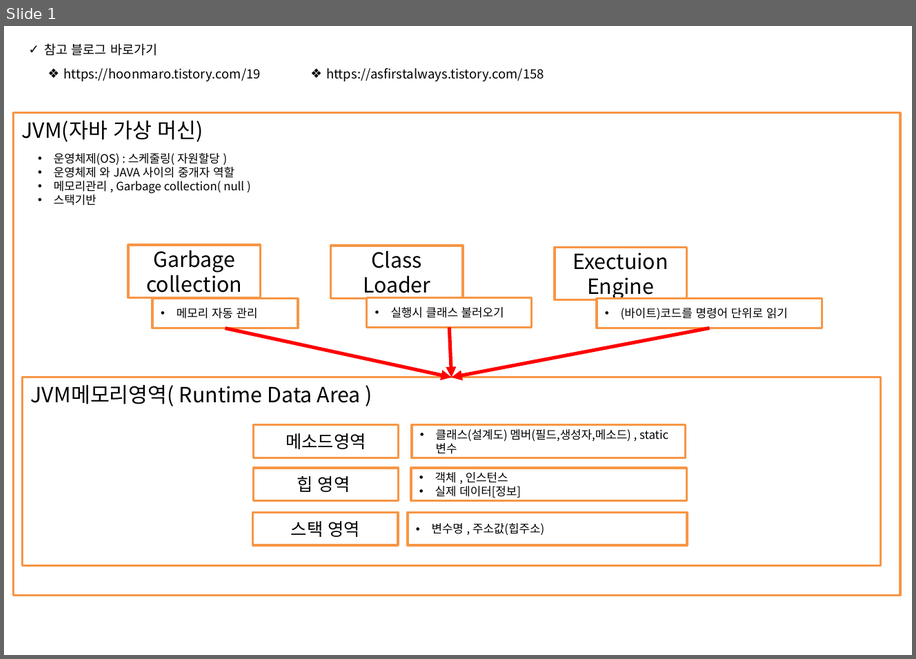
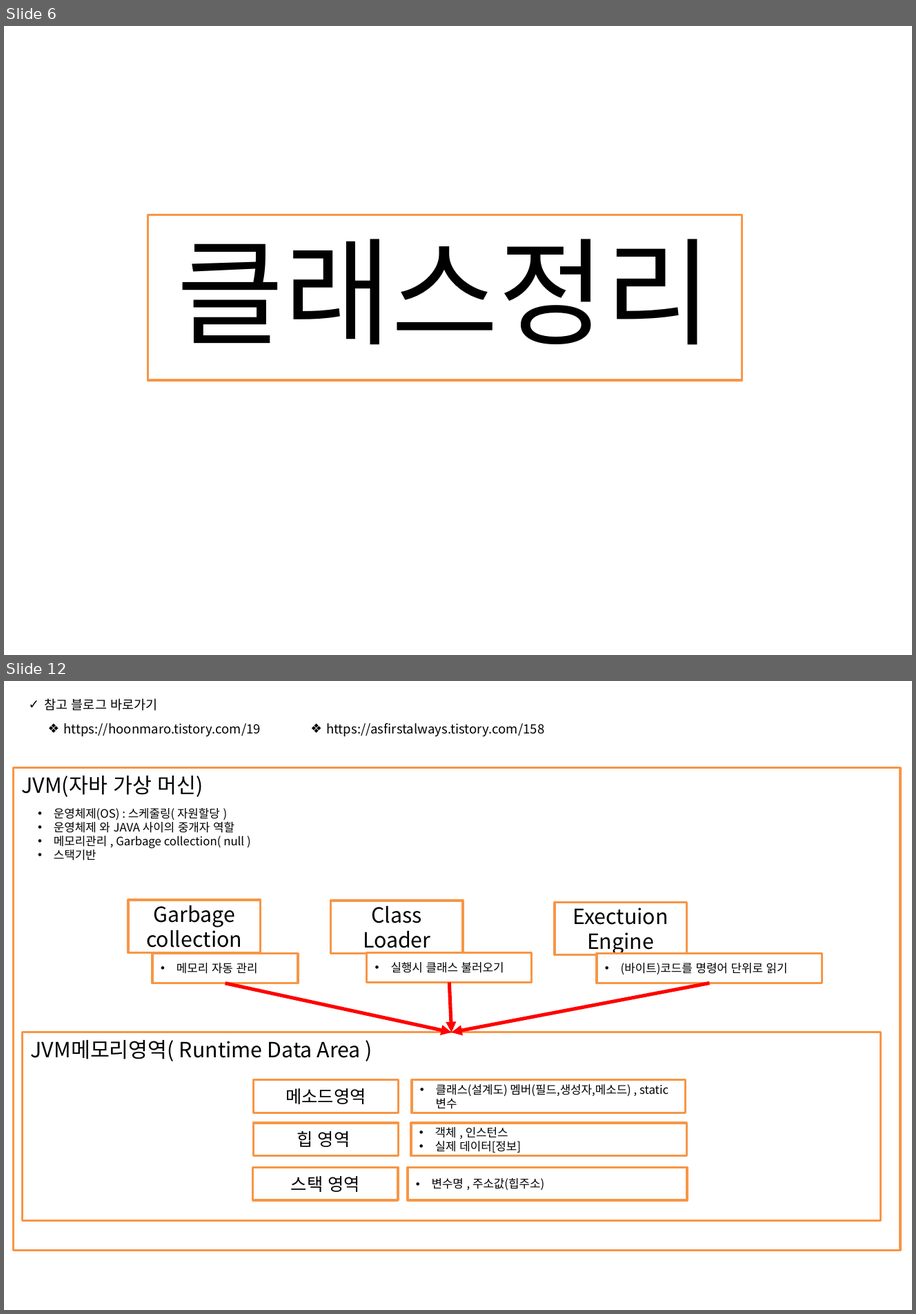
Before and after one commit to kth0027/ezen_kth, a slide deck: Study_Revise/JAVA-PPT/JAVA정리.pptx. Shown one above the other, each under a label of ours: slide 1 before the commit, slides 6 and 12 after it; the slides between them are not shown. The pictures are 916x659 and 916x1314 pixels, drawn with LibreOffice and Linux fonts; fonts in the diff are those of the drawing. Boxes give left, top, right and bottom in pixels: in the first picture for what was removed or moved away, otherwise in the second. Text is boxed around its words. In the diff, an @@ line names an element or a change of style, - is before the commit and + after.

```diff
--- a/Study_Revise/JAVA-PPT/JAVA정리.pptx
+++ b/Study_Revise/JAVA-PPT/JAVA정리.pptx
@@ slide 6 added at bbox=[4, 26, 912, 655], background #FFFFFF @@
@@ rectangle added at bbox=[148, 214, 743, 380], outline #F79646 2 pt, 100 pt, text #000000 @@
+클래스정리
@@ what was slide 1 is now slide 12 @@
```
Also in this commit, not shown: 3 slides changed, 27 other slides added, 9 other files.
